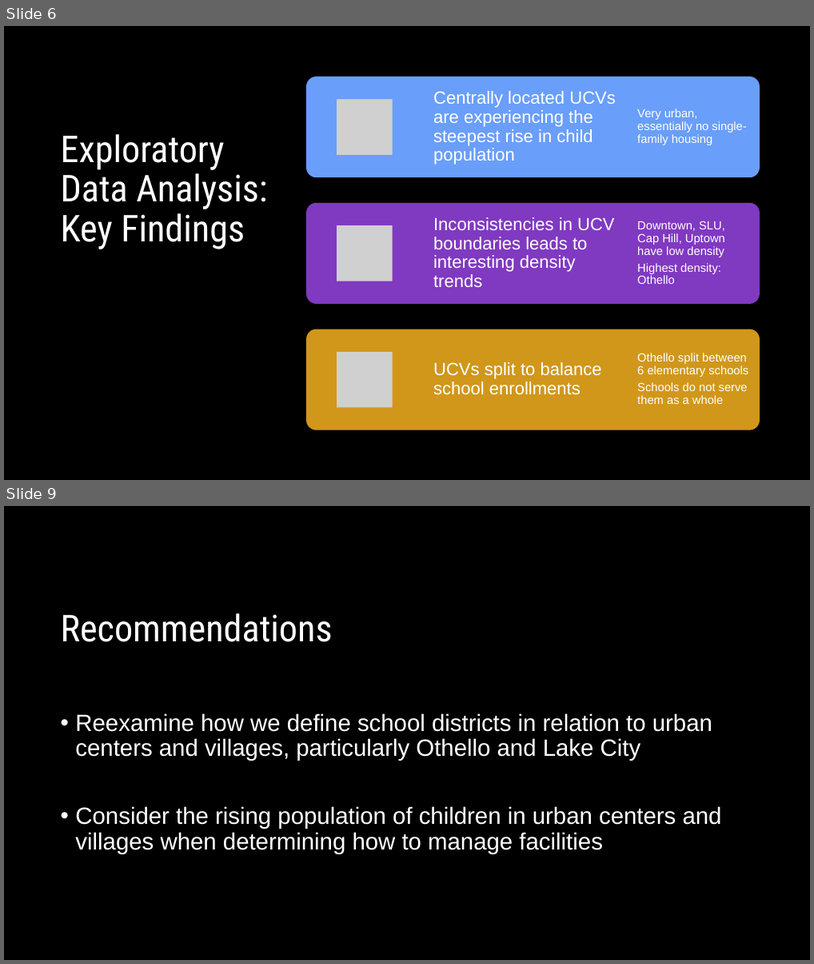
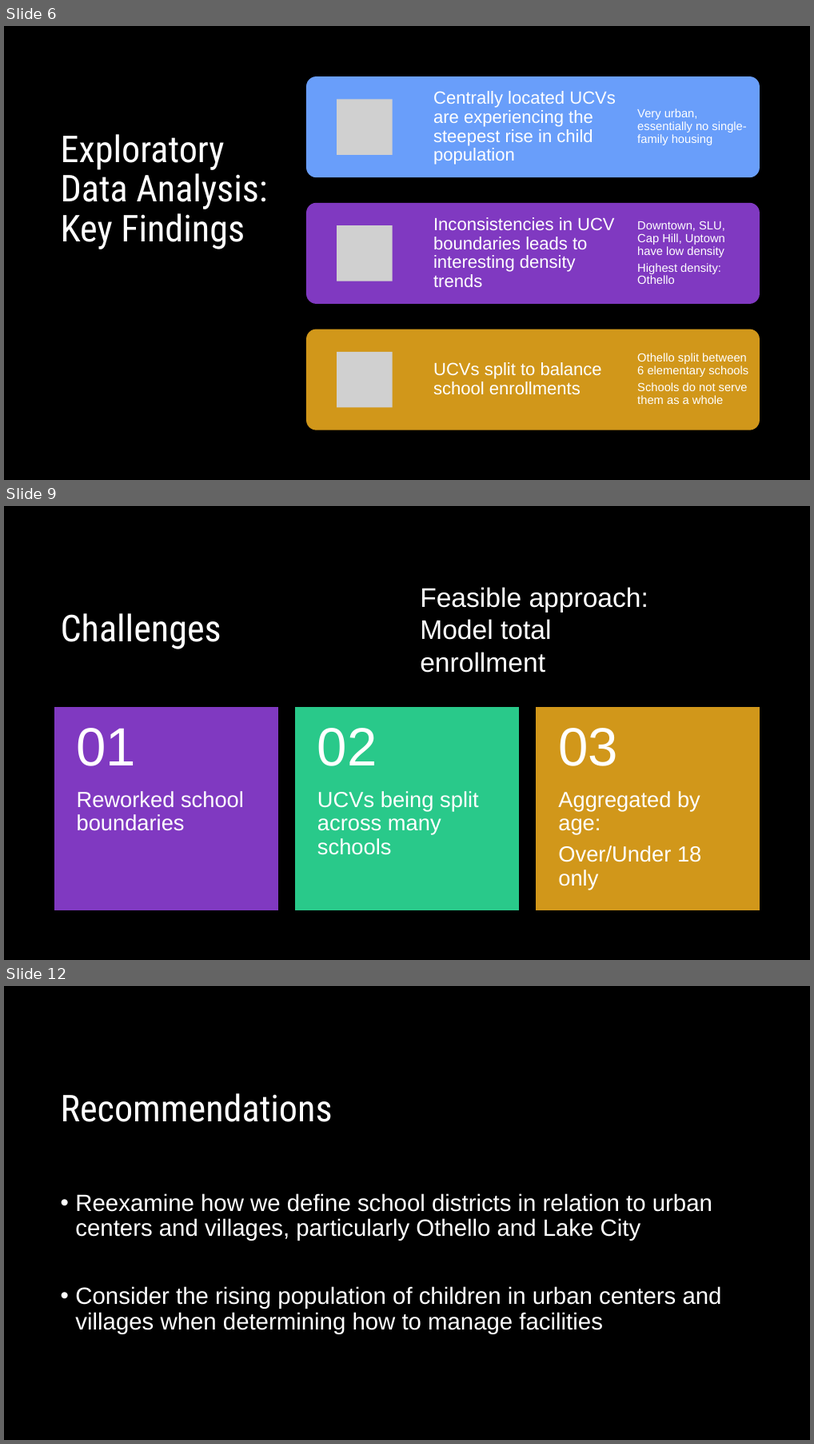
Before and after one commit to lauraminter/seattle-kids, a slide deck: assets/Seattle-kids-slides.pptx. Shown one above the other, each under a label of ours: slides 6 and 9 before the commit, slides 6, 9 and 12 after it; the slides between them are not shown. The pictures are 814x964 and 814x1444 pixels, drawn with LibreOffice and Linux fonts; fonts in the diff are those of the drawing; grey boxes stand for pictures. Boxes give left, top, right and bottom in pixels: in the first picture for what was removed or moved away, otherwise in the second. Text is boxed around its words. In the diff, an @@ line names an element or a change of style, - is before the commit and + after.

Commit message:
added linear regression model

```diff
--- a/assets/Seattle-kids-slides.pptx
+++ b/assets/Seattle-kids-slides.pptx
@@ slide 9 added at [4, 506, 810, 960], background #000000 @@
@@ text added at [420, 587, 649, 672], 32 pt, text #FFFFFF @@
+Feasible approach:
+Model total enrollment
@@ title added at [61, 613, 222, 649], 44 pt, text #FFFFFF @@
+Challenges
@@ group added at [54, 708, 760, 909]: 6 texts, 3 rectangles @@
+Reworked school boundaries
+01
+UCVs being split across many schools
+02
+Aggregated by age:
+Over/Under 18 only
+03
@@ what was slide 9 is now slide 12 @@
```
Also in this commit, not shown: 3 slides changed, 2 other slides added, 16 other files.
